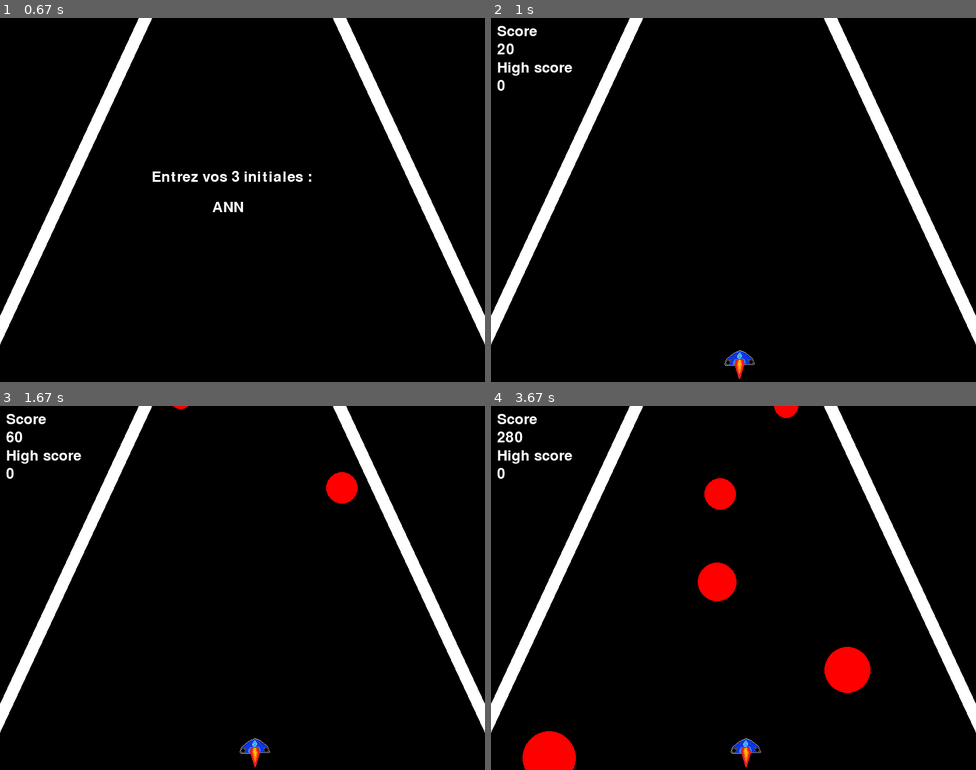
Above: before the commit, frames 1-4 (two rows, left to right).
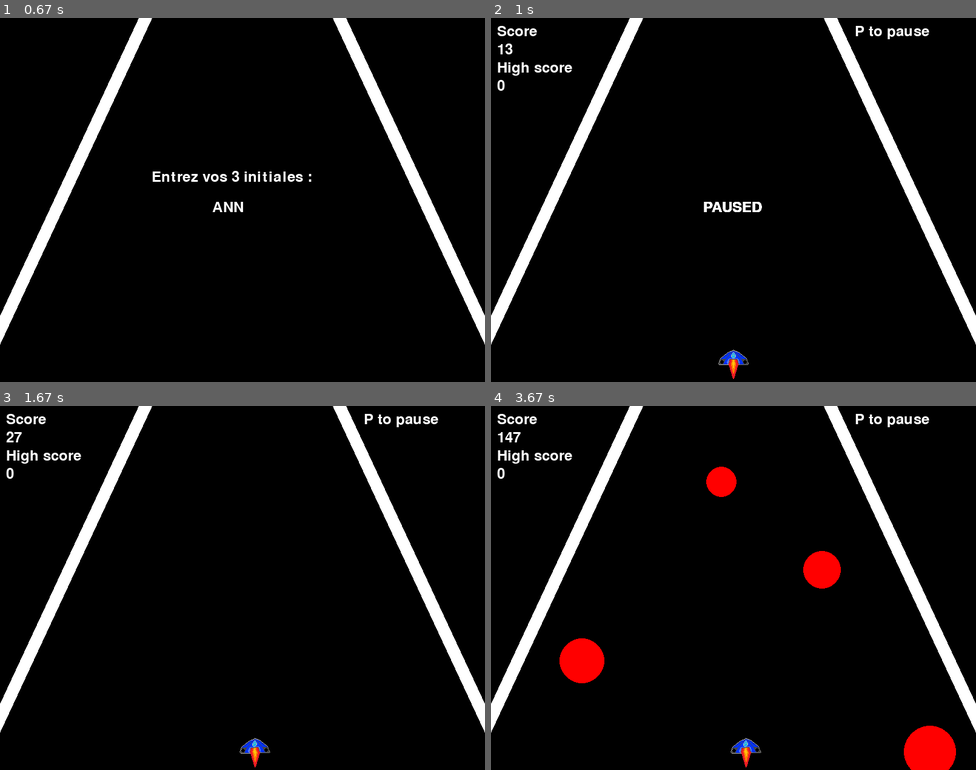
Above: after the commit, the same moments.

Repository: sugnaigiul/Pyserial-pygame_rhythm-game
Game: pygame game, started from src/main.py
Two runs of this game, one before a commit and one after it. Both use one fixed random seed, a clock stepped at 60 frames per second and the inputs below.
Inputs:
- Up to frame 1 (0.67 s): type "ann" at 0.33 s
- Up to frame 2 (1 s): tap Enter at 0.67 s; hold P from 0.88 s (still down); hold Right from 0.88 s (still down)
- Up to frame 3 (1.67 s): release P at 1.35 s; release Right at 1.35 s; hold P from 1.43 s (still down); hold Right from 1.43 s (still down)
- Up to frame 4 (3.67 s): release P at 1.9 s; release Right at 1.9 s; hold Right 1.98-2.45 s; hold Right 2.53-3 s; hold Left 3.03-3.57 s; hold Left from 3.6 s (still down)

Frame 1 is identical in both runs. In frame 2, 0.8% of the frame differs, in the area x 1-91%, y 2-100%; in frame 3, 0.7%; in frame 4, 6.0%, in the area x 1-96%, y 0-100%.

Commit message:
add pause feature

Diff:
--- a/src/main.py
+++ b/src/main.py
@@ -49,6 +49,9 @@
     # Police pour l'affichage du score
     font = pygame.font.Font(None, 36)
 
+    # Vriable pour suivre l'état de pause
+    paused = False
+
     # Début de la boucle de jeu
     running = True
     while running:
@@ -60,62 +63,75 @@
                     ship.move("left")
                 elif event.key == pygame.K_RIGHT:
                     ship.move("right")
+                elif event.key == pygame.K_p:
+                    # Basculer l'état de pause lorsque 'P' est pressée
+                    paused = not paused
 
-        # Remplissage de l'écran en noir
-        screen.fill((0, 0, 0))
-        # On dessine les rectangles inclinés
-        screen.blit(left_rect, left_rect_rect)
-        screen.blit(right_rect, right_rect_rect)
+        if not paused:
+            # Remplissage de l'écran en noir
+            screen.fill((0, 0, 0))
+            # On dessine les rectangles inclinés
+            screen.blit(left_rect, left_rect_rect)
+            screen.blit(right_rect, right_rect_rect)
 
-        # Incrémentation du score par le temps de jeu
-        score += 1
+            # Incrémentation du score par le temps de jeu
+            score += 1
 
-        # Création de nouvelles sphères à intervalles réguliers
-        frame_count += 1
-        if frame_count >= spawn_delay:
-            spheres.append(Sphere())
-            frame_count = 0
+            # Création de nouvelles sphères à intervalles réguliers
+            frame_count += 1
+            if frame_count >= spawn_delay:
+                spheres.append(Sphere())
+                frame_count = 0
 
-        # Réduction de l'intervalle entre les temps d'apparition des sphères
-        spawn_delay = spawn_delay - 0.01
+            # Réduction de l'intervalle entre les temps d'apparition des sphères
+            spawn_delay = spawn_delay - 0.01
 
-        # Mouvement et affichage des sphères
-        for sphere in spheres:
-            sphere.move()
-            sphere.draw(screen)
+            # Mouvement et affichage des sphères
+            for sphere in spheres:
+                sphere.move()
+                sphere.draw(screen)
 
-            # Vérification de collision avec la nouvelle taille de la sphère
-            if sphere.collides_with(ship):
-                print("Collision! Game Over!")
-                if score > highscore:
-                    player.high_score = score
-                player.save_data()
-                running = False
+                # Vérification de collision avec la nouvelle taille de la sphère
+                if sphere.collides_with(ship):
+                    print("Collision! Game Over!")
+                    if score > highscore:
+                        player.high_score = score
+                    player.save_data()
+                    running = False
 
-            # Suppression des sphères en dehors de l'écran
-            if sphere.y - sphere.radius > 600:  # Inclut le rayon dans le test de sortie d'écran
-                spheres.remove(sphere)
-                score += 100  # Ajoute des points pour chaque sphère esquivée
+                # Suppression des sphères en dehors de l'écran
+                if sphere.y - sphere.radius > 600:  # Inclut le rayon dans le test de sortie d'écran
+                    spheres.remove(sphere)
+                    score += 100  # Ajoute des points pour chaque sphère esquivée
 
 
-        # Affichage du texte "Score" en haut à droite
-        label_text = font.render("Score", True, (255, 255, 255))
-        screen.blit(label_text, (10, 10))
+            # Affichage du texte "Score" en haut à gauche
+            label_text = font.render("Score", True, (255, 255, 255))
+            screen.blit(label_text, (10, 10))
 
-        # Affichage de la valeur de score en dessous
-        score_text = font.render(str(score), True, (255, 255, 255))
-        screen.blit(score_text, (10, 40))
+            # Affichage de la valeur de score en dessous
+            score_text = font.render(str(score), True, (255, 255, 255))
+            screen.blit(score_text, (10, 40))
 
-        # Affichage du texte "High score" en haut à droite
-        label_text = font.render("High score", True, (255, 255, 255))
-        screen.blit(label_text, (10, 70))
+            # Affichage du texte "High score" en haut à gauche
+            label_text = font.render("High score", True, (255, 255, 255))
+            screen.blit(label_text, (10, 70))
 
-        # Affichage de la valeur de score en dessous
-        score_text = font.render(str(highscore), True, (255, 255, 255))
-        screen.blit(score_text, (10, 100))
+            # Affichage de la valeur de score en dessous
+            score_text = font.render(str(highscore), True, (255, 255, 255))
+            screen.blit(score_text, (10, 100))
 
-        # Affichage du vaisseau
-        ship.draw(screen)
+            # Affichage du texte "Pause" en haut à droite
+            label_text = font.render("P to pause", True, (255, 255, 255))
+            screen.blit(label_text, (600, 10))
+
+            # Affichage du vaisseau
+            ship.draw(screen)
+
+        else:
+            # Afficher le texte de pause lorsque le jeu est en pause
+            pause_text = font.render("PAUSED", True, (255, 255, 255))
+            screen.blit(pause_text, (350, 300))
 
         # Mise à jour de l'écran
         pygame.display.flip()
